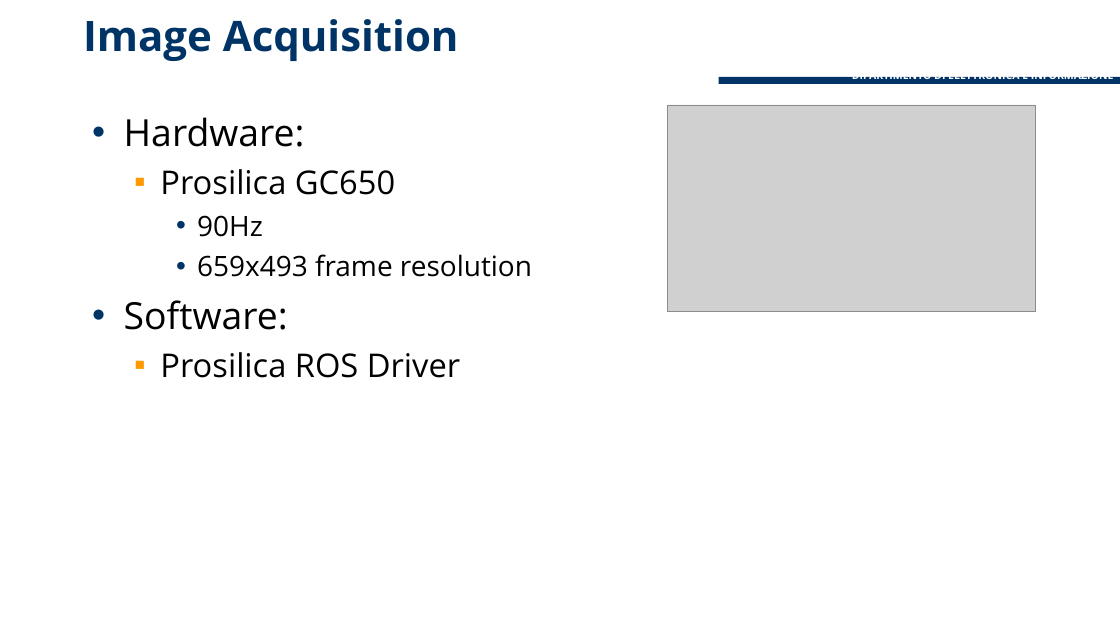
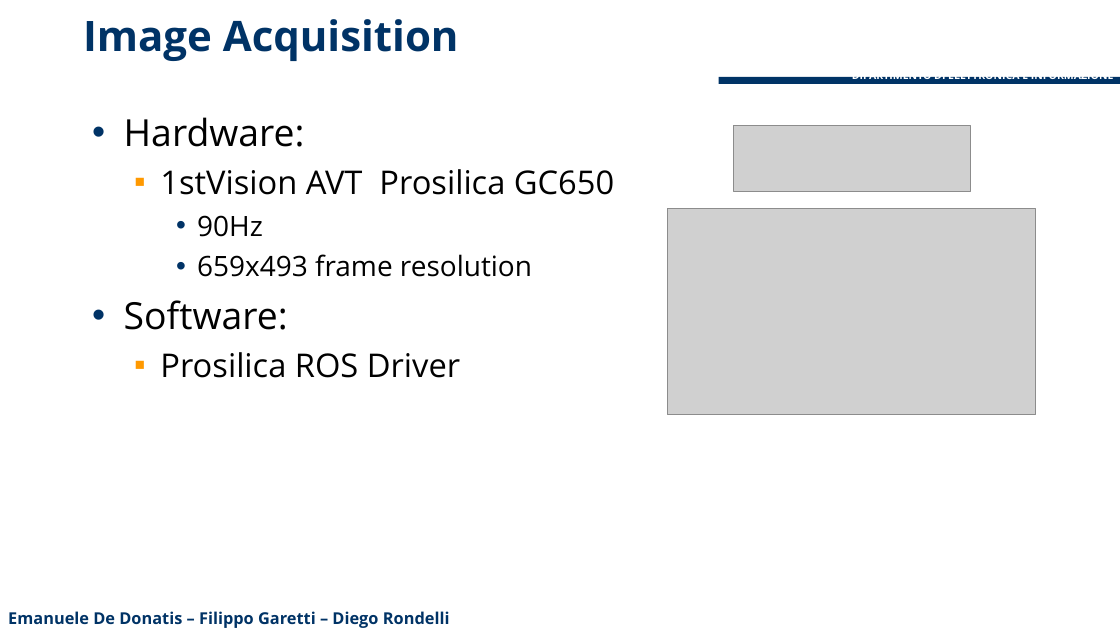
Before and after one commit to rondell/Cognitive-Robotics-Project, a slide deck: slide 7 of Active Contour.ppt. Drawn at 1120x630 pixels with LibreOffice and Linux fonts; fonts in the diff are those of the drawing; grey boxes stand for pictures; background and template pictures are left out. Boxes give left, top, right and bottom in pixels: in the first picture for what was removed or moved away, otherwise in the second. Text is boxed around its words. In the diff, an @@ line names an element or a change of style, - is before the commit and + after.

```diff
--- a/Active Contour.ppt
+++ b/Active Contour.ppt
@@ picture resized from (x1=667, y1=105, x2=1036, y2=311) to (x1=733, y1=125, x2=970, y2=191) @@
@@ text at (x1=160, y1=169, x2=614, y2=195): text changed @@
-  ▪ Prosilica GC650
+  ▪ 1stVision AVT Prosilica GC650
@@ picture added at (x1=667, y1=208, x2=1036, y2=415) @@
@@ text added at (x1=8, y1=611, x2=450, y2=628), 14 pt, text #003366, bold @@
+Emanuele De Donatis – Filippo Garetti – Diego Rondelli
```
Also in this commit, not shown: 12 other slides changed, 1 slide added.
